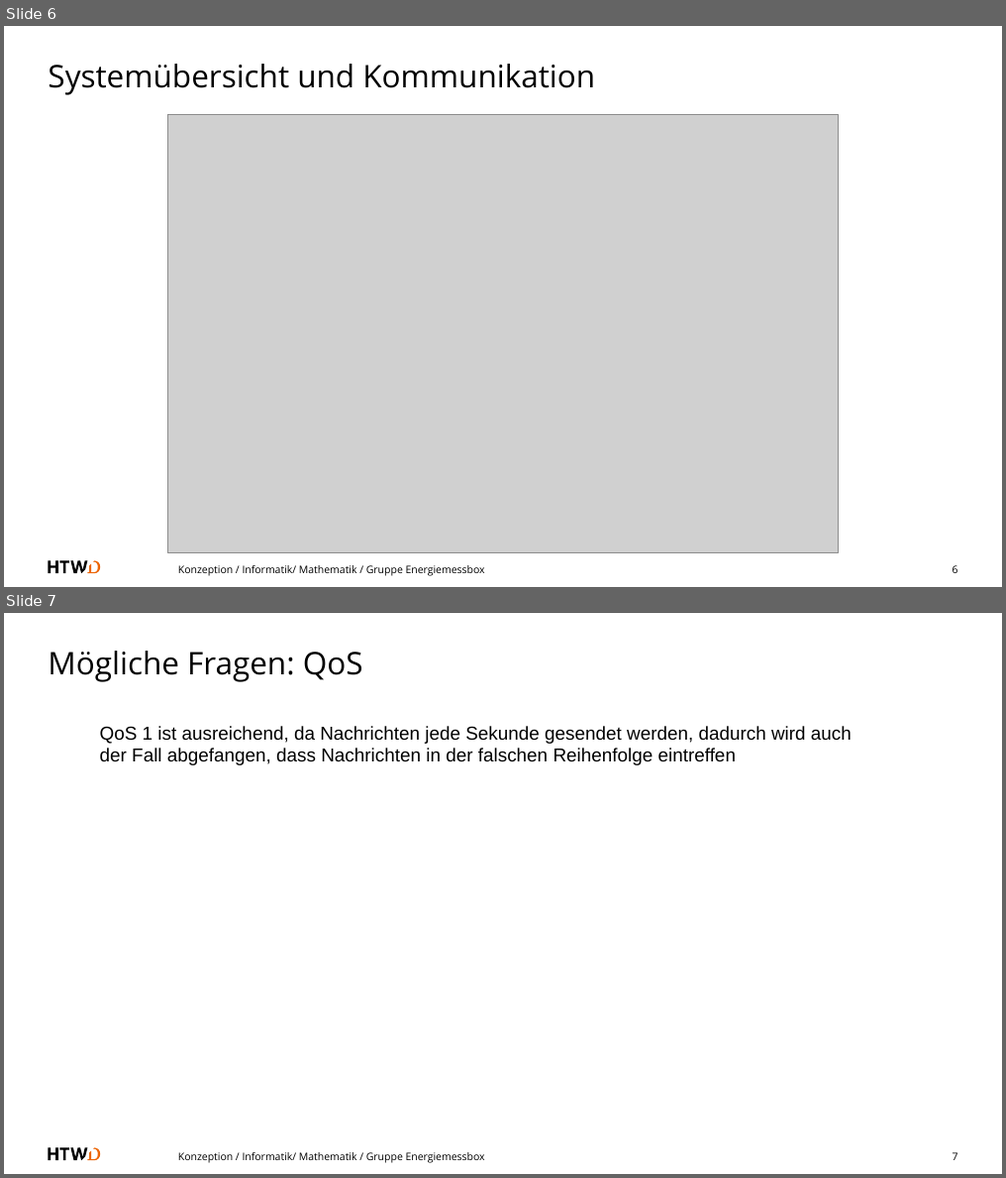
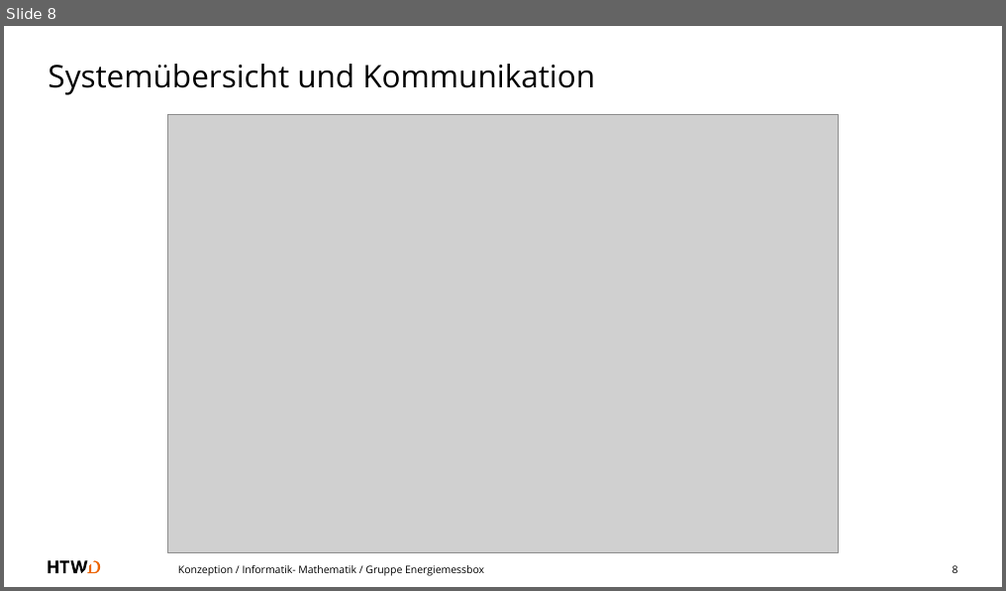
Before and after one commit to a-schulz/bpa-energiemessbox, a slide deck: praesentation.odp. Shown one above the other, each under a label of ours: slides 6 and 7 before the commit, slide 8 after it. The pictures are 1006x1178 and 1006x591 pixels, drawn with LibreOffice and Linux fonts; fonts in the diff are those of the drawing; grey boxes stand for pictures. Boxes give left, top, right and bottom in pixels: in the first picture for what was removed or moved away, otherwise in the second. Text is boxed around its words. In the diff, an @@ line names an element or a change of style, - is before the commit and + after.

```diff
--- a/praesentation.odp
+++ b/praesentation.odp
@@ slide 7 removed at [4,613,1002,1174], background #FFFFFF; not listed: 2 template elements that a slide beside it also shows @@
@@ title removed at [48,651,363,682] @@
-Mögliche Fragen: QoS
@@ text removed at [100,726,851,765] @@
-QoS 1 ist ausreichend, da Nachrichten jede Sekunde gesendet werden, dadurch wird auch der Fall abgefangen, dass Nachrichten in der falschen Reihenfolge eintreffen
@@ text removed at [178,1153,485,1163] @@
-Konzeption / Informatik/ Mathematik / Gruppe Energiemessbox
@@ page number removed at [952,1153,958,1160] @@
-7
@@ what was slide 6 is now slide 8 @@
@@ slide 8 changed as well @@
@@ text at [178,566,484,576]: text changed @@
-Konzeption / Informatik/ Mathematik / Gruppe Energiemessbox
+Konzeption / Informatik- Mathematik / Gruppe Energiemessbox
```
Also in this commit, not shown: 11 other slides changed, 3 slides added.
